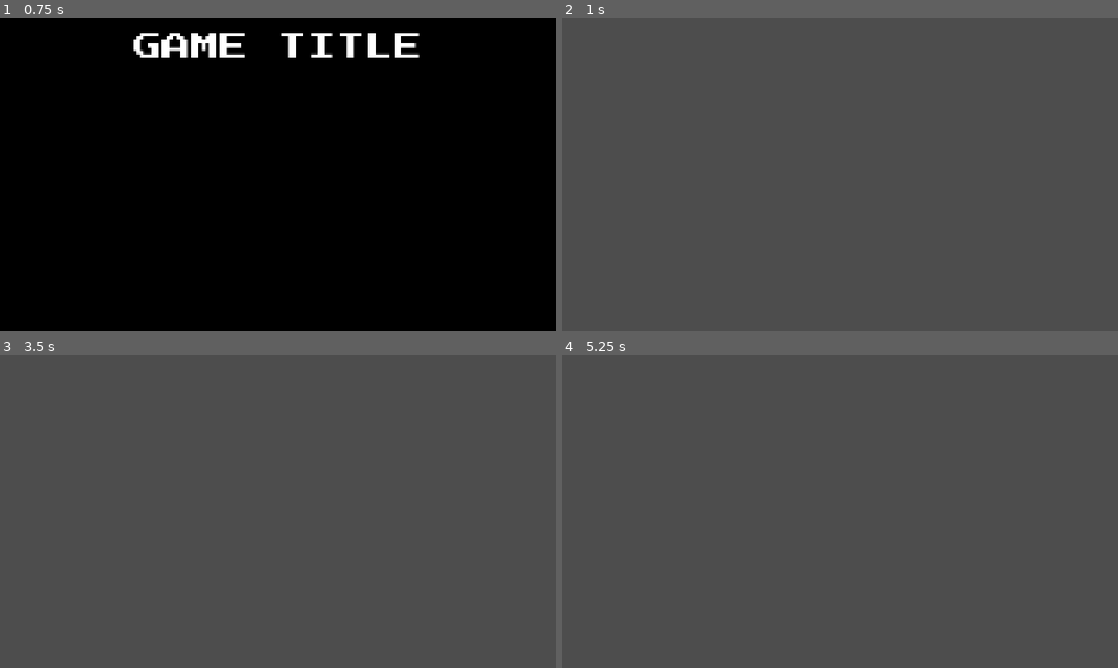
Above: before the commit, frames 1-4 (two rows, left to right).
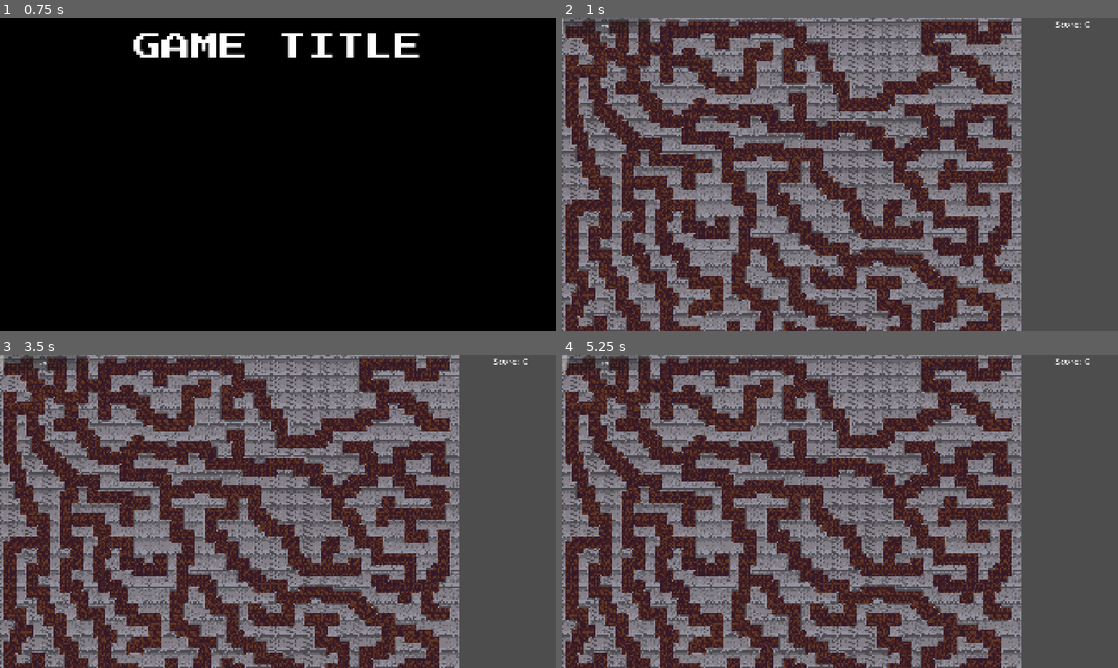
Above: after the commit, the same moments.

Repository: alemaki/SGJ_2026
Game: Godot game, scene res://addons/dho_arcade_addon/scenes/dho_main.tscn
The game is run twice, just before and just after one commit, with the same random seed, the same clock (stepped at 60 frames per second) and the same inputs.
Inputs (mouse positions are in pixels of both pictures, inside the frame that each line leads up to):
- Up to frame 1 (0.75 s): tap A at 0.5 s; move the mouse to (400, 158) at 0.52 s; hold Right (ui_right) from 0.53 s (still down); click (400, 158) at 0.67 s
- Up to frame 2 (1 s): keep holding Right (ui_right); tap Enter (ui_accept) at 0.77 s
- Up to frame 3 (3.5 s): tap Enter (ui_accept) at 1.25, 1.52, 2, 2.75, 3.02 s; move the mouse to (166, 527) at 1.27 s; release Right (ui_right) at 1.28 s; hold Down (ui_down) 1.28-2.03 s; move the mouse to (333, 442) at 2.02 s; hold Right (ui_right) 2.03-2.78 s; move the mouse to (250, 574) at 2.77 s; hold Up (ui_up) from 2.78 s (still down); click (250, 574) at 2.92 s
- Up to frame 4 (5.25 s): tap Enter (ui_accept) at 3.5, 3.77, 4.25, 4.52 s; move the mouse to (1006, 558) at 3.52 s; release Up (ui_up) at 3.53 s; hold Left (ui_left) 3.53-5.03 s; move the mouse to (673, 464) at 4.27 s; move the mouse to (867, 511) at 5.02 s; hold Down (ui_down) from 5.03 s (still down); click (867, 511) at 5.17 s

Frame 1 is identical in both runs. In frame 2, 75% of the frame differs, in the area x 0-95%, y 0-100%; in frame 3, 75%; in frame 4, 75%.

Commit message:
Added a main scene for the game with the current rough mechanics
A collision layer because of a merge conflict with the ids

Diff:
--- a/src/resources/player_character.tscn
+++ b/src/resources/player_character.tscn
@@ -2,7 +2,9 @@
 
 [ext_resource type="Script" uid="uid://vjsabb5c7hgm" path="res://src/scripts/player_character.gd" id="1_5p0pn"]
 [ext_resource type="SpriteFrames" uid="uid://cx86j1j12tj1f" path="res://src/resources/walking_animations.tres" id="2_5p0pn"]
-[ext_resource type="Script" uid="uid://bi4edrwd02i61" path="res://src/scripts/interactable_sensor.gd" id="3_acxgf"]
+[ext_resource type="PackedScene" uid="uid://cie3uytpw1f08" path="res://src/scenes/obsession_bar.tscn" id="3_acxgf"]
+[ext_resource type="PackedScene" uid="uid://cxsebvuijxy7g" path="res://src/scenes/score.tscn" id="4_1hvy0"]
+[ext_resource type="Script" uid="uid://bi4edrwd02i61" path="res://src/scripts/interactable_sensor.gd" id="5_pw81d"]
 
 [sub_resource type="CapsuleShape2D" id="CapsuleShape2D_vboe8"]
 radius = 8.0
@@ -21,11 +23,12 @@
 fill_from = Vector2(0.5, 0.5)
 fill_to = Vector2(1, 0.3)
 
-[sub_resource type="CircleShape2D" id="CircleShape2D_vboe8"]
-[node name="PlayerCharacter" type="CharacterBody2D" unique_id=1915261962 node_paths=PackedStringArray("animation_player")]
+[node name="PlayerCharacter" type="CharacterBody2D" unique_id=1915261962 node_paths=PackedStringArray("animation_player", "obsession_bar", "score_tracker")]
 collision_mask = 4
 script = ExtResource("1_5p0pn")
 animation_player = NodePath("Body")
+obsession_bar = NodePath("Camera/CanvasLayer/ObsessionBar")
+score_tracker = NodePath("Camera/CanvasLayer/MarginContainer/ScoreTracker")
 
 [node name="Body" type="AnimatedSprite2D" parent="." unique_id=2139457209]
 sprite_frames = ExtResource("2_5p0pn")
@@ -42,12 +45,37 @@
 texture = SubResource("GradientTexture2D_5p0pn")
 
 [node name="Camera" type="Camera2D" parent="." unique_id=1406851156]
-zoom = Vector2(5, 5)
+zoom = Vector2(10, 10)
+limit_left = 0
+limit_top = 0
+limit_right = 960
+limit_bottom = 960
 
-[node name="InteractableSensor" type="Area2D" parent="." unique_id=492526081]
-script = ExtResource("3_acxgf")
+[node name="CanvasLayer" type="CanvasLayer" parent="Camera" unique_id=1979440990]
+
+[node name="ObsessionBar" parent="Camera/CanvasLayer" unique_id=1566583181 instance=ExtResource("3_acxgf")]
+light_mask = 2
+visibility_layer = 2
+
+[node name="MarginContainer" type="MarginContainer" parent="Camera/CanvasLayer" unique_id=1159624837]
+anchors_preset = 1
+anchor_left = 1.0
+anchor_right = 1.0
+offset_left = -216.0
+offset_bottom = 89.0
+grow_horizontal = 0
+
+[node name="ScoreTracker" parent="Camera/CanvasLayer/MarginContainer" unique_id=1147881918 instance=ExtResource("4_1hvy0")]
+light_mask = 2
+visibility_layer = 2
+layout_mode = 2
+size_flags_horizontal = 0
+offset_transform_enabled = true
+
+[node name="InteractableSensor" type="Area2D" parent="." unique_id=1111991030]
+script = ExtResource("5_pw81d")
 metadata/_custom_type_script = "uid://bi4edrwd02i61"
 
-[node name="InteractableCollision" type="CollisionShape2D" parent="InteractableSensor" unique_id=1806190411]
-scale = Vector2(3, 3)
-shape = SubResource("CircleShape2D_vboe8")
+[node name="CollisionShape2D" type="CollisionShape2D" parent="InteractableSensor" unique_id=1830075891]
+
+[connection signal="obsession_filled" from="Camera/CanvasLayer/ObsessionBar" to="." method="_on_obsession_bar_obsession_filled"]
--- a/src/scenes/main.tscn
+++ b/src/scenes/main.tscn
@@ -1,3 +1,20 @@
 [gd_scene format=3 uid="uid://6i4wvqgl5yp"]
 
-[node name="Main" type="Node" unique_id=1803449423]
+[ext_resource type="Script" uid="uid://doe2ej3rd5bym" path="res://src/scripts/main.gd" id="1_32aa5"]
+[ext_resource type="PackedScene" uid="uid://bpcshe21wsqgu" path="res://src/scenes/map.tscn" id="1_rr2wm"]
+[ext_resource type="PackedScene" uid="uid://brnn0mkes1n6e" path="res://src/resources/player_character.tscn" id="2_32aa5"]
+
+[node name="Main" type="Node" unique_id=215710750 node_paths=PackedStringArray("player", "mapNode")]
+script = ExtResource("1_32aa5")
+player = NodePath("PlayerCharacter")
+mapNode = NodePath("Map")
+metadata/_custom_type_script = "uid://doe2ej3rd5bym"
+
+[node name="Map" parent="." unique_id=525434512 instance=ExtResource("1_rr2wm")]
+
+[node name="PlayerCharacter" parent="." unique_id=1915261962 instance=ExtResource("2_32aa5")]
+position = Vector2(16, 16)
+scale = Vector2(0.3, 0.3)
+speed = 50.0
+
+[connection signal="player_death" from="PlayerCharacter" to="." method="_on_player_character_player_death"]
--- a/src/scenes/obsession_bar.tscn
+++ b/src/scenes/obsession_bar.tscn
@@ -7,6 +7,7 @@
 anchors_preset = 0
 script = ExtResource("1_8flyr")
 bar = NodePath("ProgressBar")
+scaling_type = 2
 metadata/_custom_type_script = "uid://cefrtvnxxq8x7"
 
 [node name="Bar" type="TextureProgressBar" parent="." unique_id=946833784]
@@ -18,5 +19,5 @@
 [node name="ProgressBar" type="ProgressBar" parent="." unique_id=895119996]
 custom_minimum_size = Vector2(300, 50)
 layout_mode = 0
-offset_right = 4.0
-offset_bottom = 27.0
+offset_right = 300.0
+offset_bottom = 50.0
--- a/src/scenes/score.tscn
+++ b/src/scenes/score.tscn
@@ -18,15 +18,15 @@
 
 [node name="ScoreLabel" type="Label" parent="." unique_id=60989852]
 layout_mode = 0
-offset_left = 93.0
-offset_top = 2.0
-offset_right = 133.0
-offset_bottom = 44.0
+offset_left = 103.0
+offset_right = 143.0
+offset_bottom = 42.0
+text = "0"
 label_settings = SubResource("LabelSettings_xhlbo")
 
 [node name="Name" type="Label" parent="." unique_id=968122964]
 layout_mode = 0
-offset_right = 25.0
-offset_bottom = 23.0
+offset_right = 96.0
+offset_bottom = 42.0
 text = "Score: "
 label_settings = SubResource("LabelSettings_6m6mr")
--- /dev/null
+++ b/src/scripts/main.gd
@@ -0,0 +1,18 @@
+extends Node
+class_name Main
+
+@export var player: CharacterBody2D = null
+@export var mapNode: Node2D = null
+
+# Called when the node enters the scene tree for the first time.
+func _ready() -> void:
+	assert(mapNode != null)
+	assert(player != null)
+	var map = mapNode.get_node("Node")
+	player.position.x = map.starting_point.x * map.wall_tile_map.tile_set.tile_size.x
+	player.position.y = map.starting_point.y * map.wall_tile_map.tile_set.tile_size.y
+
+
+func _on_player_character_player_death(final_score: int) -> void:
+	# TODO: Find out whether the game won.
+	DHOSceneManager.switch_to_save_score_scene(self.get_tree(), final_score, false)
--- a/src/scripts/player_character.gd
+++ b/src/scripts/player_character.gd
@@ -21,6 +21,10 @@
 @export_range(0.01, 1.0, 0.01) var light_core_brightness: float = 0.5  # peak at the center (1.0 = full white)
 @export_range(0.0, 1.0, 0.01) var light_falloff_softness: float = 0.5  # 0 = linear, 1 = very soft, wide glow
 
+@export var animation_player: AnimatedSprite2D = null
+@export var obsession_bar: ObsessionBar = null
+@export var score_tracker: ScoreTracker = null
+
 const LIGHT_TEXTURE_SIZE := 256
 const LIGHT_MIN_SCALE := 0.01
 
@@ -29,9 +33,12 @@
 var _light_tween: Tween
 var _light_on := false
 
-@export var animation_player: AnimatedSprite2D = null
+@onready var interactable_sensor: InteractableSensor = $InteractableSensor
 
-@onready var interactable_sensor: InteractableSensor = $InteractableSensor
+signal player_death(final_score)
+
+func _ready() -> void:
+	obsession_bar.resume_progress()
 
 func _handle_animations(input_dir: Vector2) -> void:
 	if velocity == Vector2.ZERO:
@@ -173,3 +180,6 @@
 		_light_texture.width = LIGHT_TEXTURE_SIZE
 		_light_texture.height = LIGHT_TEXTURE_SIZE
 	return _light_texture
+
+func _on_obsession_bar_obsession_filled() -> void:
+	player_death.emit(score_tracker.current_score)
--- a/src/scripts/ui/obsession_bar.gd
+++ b/src/scripts/ui/obsession_bar.gd
@@ -17,6 +17,7 @@
 @export var exponent_constant: float = 1.05
 @export var logarithmic_base: float = 1.5
 @export var score_conversion_scale: float = 1.0
+@export var min_obsession_progress: float = 1.0
 
 signal obsession_filled
 
@@ -54,7 +55,7 @@
 
 func scale(passed_time: float) -> float:
 	var scaling_constant: float = 0.0
-	var converted_score: float = current_score / score_conversion_scale
+	var converted_score: float = max(current_score, min_obsession_progress) / score_conversion_scale
 	match scaling_type:
 		PROGRESS_SCALING.LOGARITHMIC:
 			scaling_constant = _logaritmic_scaling(converted_score)
Not shown, added: src/scripts/main.gd.uid
